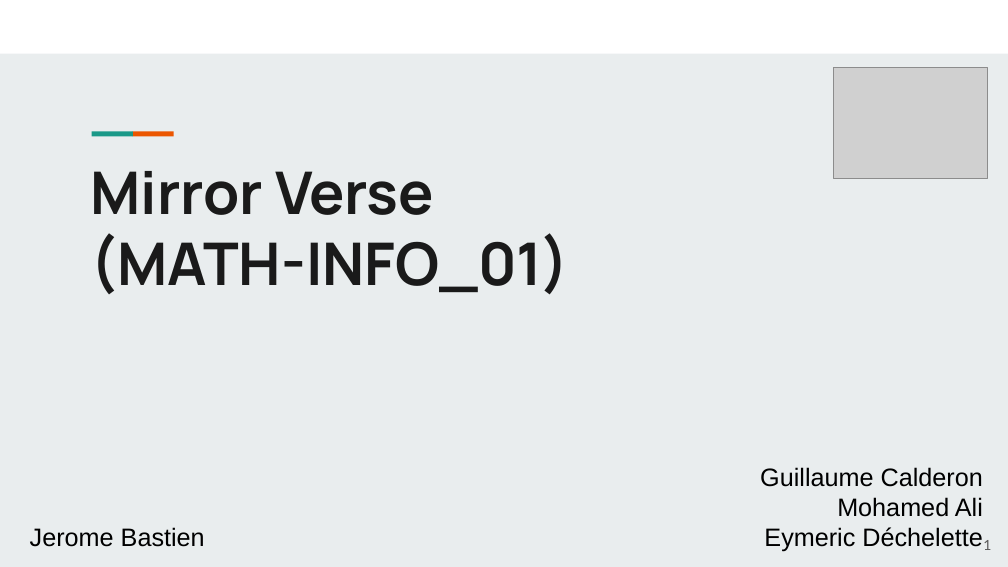
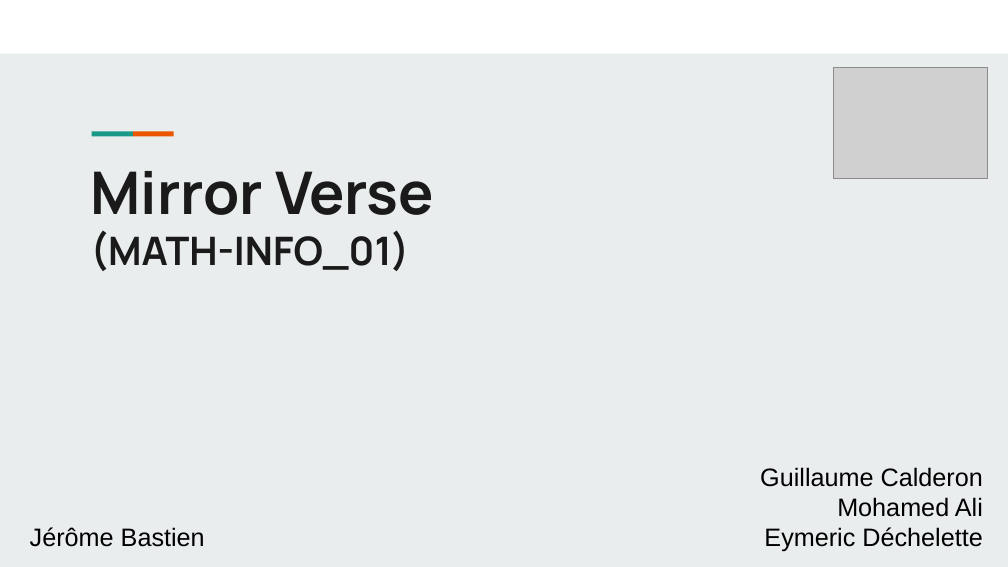
Before and after one commit to FlashOnFire/MirrorVerse, a slide deck: slide 1 of project_managment/presentation1.odp. Drawn at 1008x567 pixels with LibreOffice and Linux fonts; fonts in the diff are those of the drawing; grey boxes stand for pictures. Boxes give left, top, right and bottom in pixels: in the first picture for what was removed or moved away, otherwise in the second. Text is boxed around its words. In the diff, an @@ line names an element or a change of style, - is before the commit and + after.

```diff
--- a/project_managment/presentation1.odp
+++ b/project_managment/presentation1.odp
@@ title "Mirror Verse (MATH-INFO_01)" at (x1=90, y1=171, x2=434, y2=271): size 42 to 28 pt in "(MATH-INFO_01)" @@
@@ text at (x1=30, y1=527, x2=205, y2=547): text changed @@
-Jerome Bastien
+Jérôme Bastien
@@ page number removed at (x1=983, y1=540, x2=991, y2=550) @@
-1
```
Also in this commit, not shown: 4 other slides changed, 1 slide added, 2 slides removed, 4 other files.
